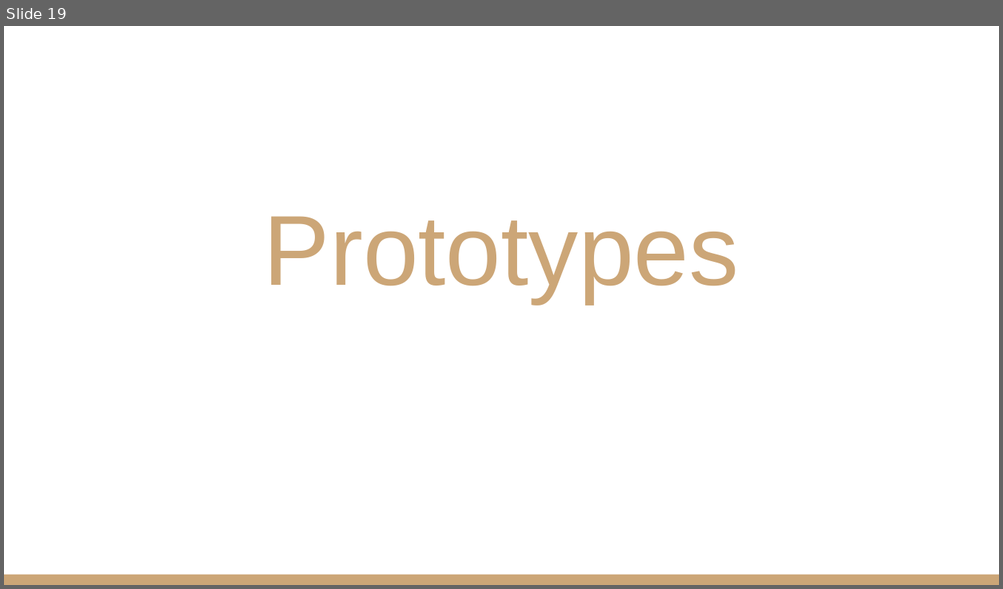
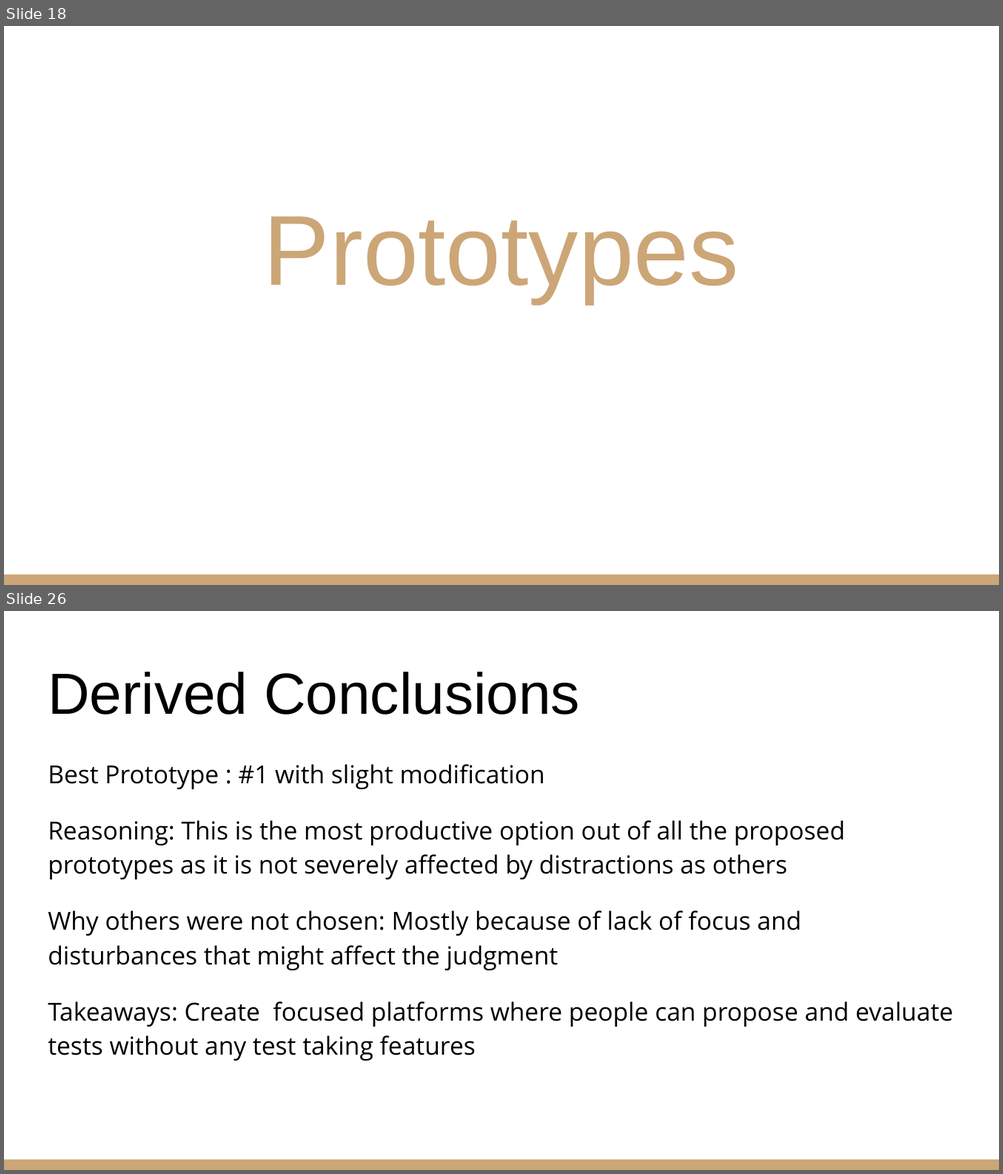
Before and after one commit to sarim-zafar/HCI-Project, a slide deck: docs/pj-task2/POV- Psychometric Test for Pakistan.pptx. Shown one above the other, each under a label of ours: slide 19 before the commit, slides 18 and 26 after it; the slides between them are not shown. The pictures are 1003x589 and 1003x1174 pixels, drawn with LibreOffice and Linux fonts; fonts in the diff are those of the drawing. Boxes give left, top, right and bottom in pixels: in the first picture for what was removed or moved away, otherwise in the second. Text is boxed around its words. In the diff, an @@ line names an element or a change of style, - is before the commit and + after.

```diff
--- a/docs/pj-task2/POV- Psychometric Test for Pakistan.pptx
+++ b/docs/pj-task2/POV- Psychometric Test for Pakistan.pptx
@@ slide 26 added at (x1=4, y1=611, x2=999, y2=1170), background #FFFFFF; not listed: 1 template element that a slide beside it also shows @@
@@ title added at (x1=48, y1=672, x2=580, y2=715), 42 pt, text #000000 @@
+Derived Conclusions
@@ text added at (x1=48, y1=764, x2=953, y2=1061), 18 pt, text #000000 @@
+Best Prototype : #1 with slight modification
+Reasoning: This is the most productive option out of all the proposed prototypes as it is not severely affected by distractions as others
+Why others were not chosen: Mostly because of lack of focus and disturbances that might affect the judgment
+Takeaways: Create focused platforms where people can propose and evaluate tests without any test taking features
@@ what was slide 19 is now slide 18 @@
```
Also in this commit, not shown: 3 slides changed, 7 other slides added, 3 slides removed, 1 other file.
